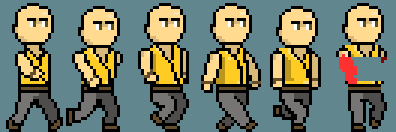
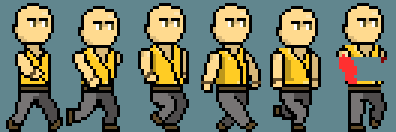
The second 396 × 132 image is a revision of the first. Changes to its layers:
painted on "Char6" over 348, 111, 366, 132
